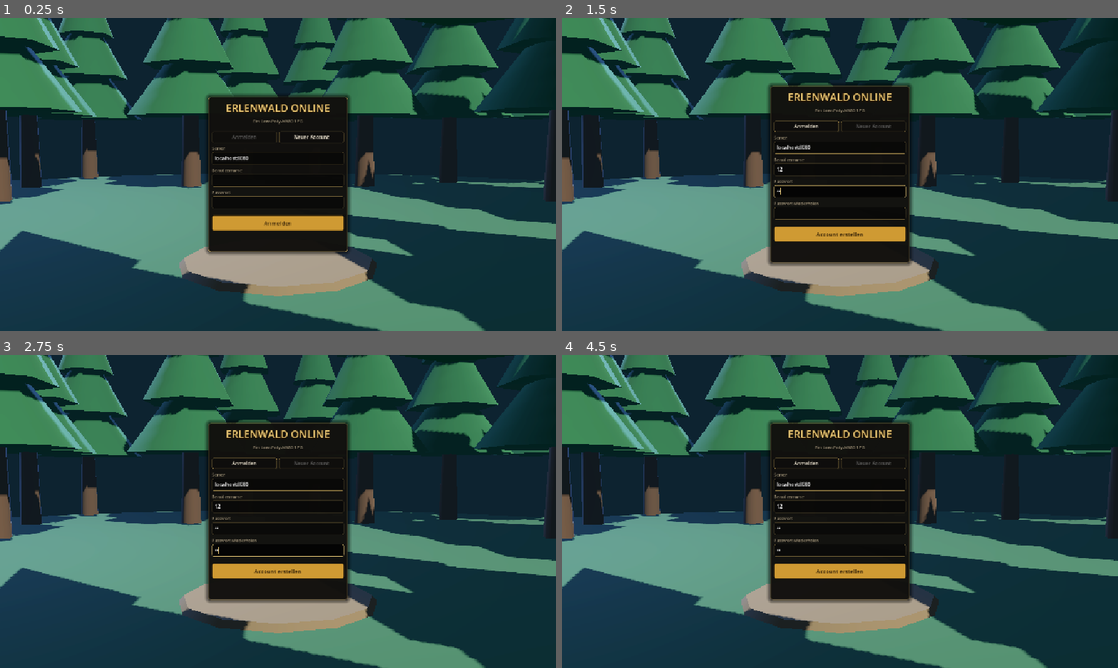
Above: before the commit, frames 1-4 (two rows, left to right).
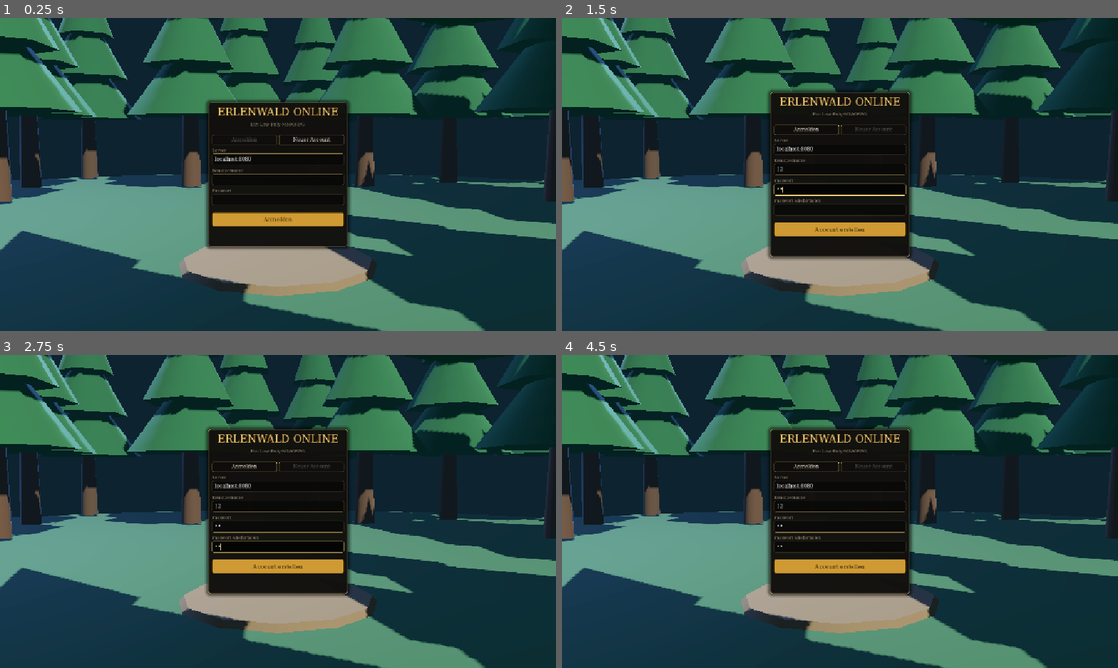
Above: after the commit, the same moments.

Repository: HerrPony/MMORPG-Prototype
Game: Godot game, scene res://scenes/main.tscn
The game is run twice, just before and just after one commit, with the same random seed, the same clock (stepped at 60 frames per second) and the same inputs.
Inputs (mouse positions are in pixels of both pictures, inside the frame that each line leads up to):
- Up to frame 1 (0.25 s): no input
- Up to frame 2 (1.5 s): click (840, 180) at 0.52 s; type "12" at 0.6 s; click (840, 202) at 0.75 s; type "12" at 0.83 s; click "Neuer Account" at 1.25 s
- Up to frame 3 (2.75 s): click (278, 549) at 2.02 s; type "12" at 2.1 s
- Up to frame 4 (4.5 s): click "Anmelden" at 2.75 s; click "Anmelden" at 3.5 s; click "Neuer Account" at 4.25 s

The runs differ from the first frame. In frame 1, 3.4% of the frame differs, in the area x 37-63%, y 24-76%; in frame 2, 4.4%, in the area x 37-63%, y 20-80%; in frame 3, 4.3%; in frame 4, 4.3%.

Commit message:
NativeClient: größere Einheitenrahmen, Serifenschrift wie in der Vorlage
Co-Authored-By: Claude Sonnet 5.5 <noreply@anthropic.com>
Claude-Session: https://claude.ai/code/session_01AJD13Rf5uyAVKLLXqHMyQW

Diff:
--- a/NativeClient/game/scripts/ui/hud.gd
+++ b/NativeClient/game/scripts/ui/hud.gd
@@ -130,21 +130,22 @@
 func _unit_frame(mirror: bool) -> Array:
 	# portrait + name + health bar + resource bar, no panel, like the reference screenshot
 	var f := Control.new()
-	f.size = Vector2(190, 66)
+	f.size = Vector2(240, 80)
 	f.mouse_filter = Control.MOUSE_FILTER_STOP
-	var pr := _circle(54, BRONZE)
-	var px := 134.0 if mirror else 0.0
+	var pr := _circle(66, BRONZE)
+	var px := 168.0 if mirror else 0.0
 	(pr[0] as Control).position = Vector2(px, 4)
-	var bx := 0.0 if mirror else 44.0
+	var bx := 0.0 if mirror else 56.0
 	var name_l := _name_label()
 	name_l.position = Vector2(bx + 4, 4)
-	name_l.custom_minimum_size = Vector2(120, 0)
-	var hp := Bar.new(126, 14, Color("3ccf4e"))
-	hp.position = Vector2(bx, 20)
-	var res := Bar.new(126, 8, Color("4a8ae0"))
-	res.position = Vector2(bx, 36)
+	name_l.custom_minimum_size = Vector2(150, 0)
+	name_l.add_theme_font_size_override("font_size", 13)
+	var hp := Bar.new(172, 18, Color("3ccf4e"))
+	hp.position = Vector2(bx, 24)
+	var res := Bar.new(172, 10, Color("4a8ae0"))
+	res.position = Vector2(bx, 44)
 	var buffs := UI.hbox(2)
-	buffs.position = Vector2(bx, 46)
+	buffs.position = Vector2(bx, 56)
 	f.add_child(hp)
 	f.add_child(res)
 	f.add_child(name_l)
@@ -164,7 +165,7 @@
 	p_res = pf[4]
 	p_buffs = pf[5]
 	p_stance = UI.label("", 10, UI.MUTED)
-	p_stance.position = Vector2(44, 56)
+	p_stance.position = Vector2(56, 66)
 	p_stance.add_theme_constant_override("outline_size", 3)
 	p_stance.add_theme_color_override("font_outline_color", Color.BLACK)
 	p_frame.add_child(p_stance)
@@ -180,7 +181,7 @@
 	t_res_unused.visible = false
 	t_buffs = tf[5]
 	t_tag = _name_label()
-	t_tag.position = Vector2(90, 4)
+	t_tag.position = Vector2(110, 4)
 	t_tag.add_theme_color_override("font_color", Color("ffb040"))
 	t_frame.add_child(t_tag)
 	party_box = UI.vbox(4)
@@ -393,10 +394,10 @@
 	size = vs
 	var W := vs.x
 	var H := vs.y
-	p_frame.position = Vector2(W * 0.5 - 465, H * 0.735)
-	t_frame.position = Vector2(W * 0.5 + 285, H * 0.735)
+	p_frame.position = Vector2(W * 0.5 - 520, H * 0.725)
+	t_frame.position = Vector2(W * 0.5 + 280, H * 0.725)
 	party_box.position = Vector2(16, 112)
-	pet_box.position = Vector2(W * 0.5 + 285, H * 0.735 + 70)
+	pet_box.position = Vector2(W * 0.5 + 285, H * 0.725 + 84)
 	minimap.position = Vector2(W - 208, 30)
 	zone_label.position = Vector2(W - 400 - 70, 6)
 	clock_label.position = Vector2(W - 70, 6)
--- a/NativeClient/game/scripts/ui/ui_kit.gd
+++ b/NativeClient/game/scripts/ui/ui_kit.gd
@@ -33,7 +33,10 @@
 	if _theme != null:
 		return _theme
 	var t := Theme.new()
-	var base := ThemeDB.fallback_font
+	# serif like the reference interface (Windows: Palatino/Georgia); falls back to the built-in font elsewhere
+	var base := SystemFont.new()
+	base.font_names = PackedStringArray(["Palatino Linotype", "Book Antiqua", "Georgia", "Cambria", "Times New Roman", "DejaVu Serif", "Liberation Serif", "serif"])
+	base.allow_system_fallback = true
 	var fv := FontVariation.new()
 	fv.base_font = base
 	if ResourceLoader.exists("res://assets/fonts/NotoColorEmoji.ttf"):
